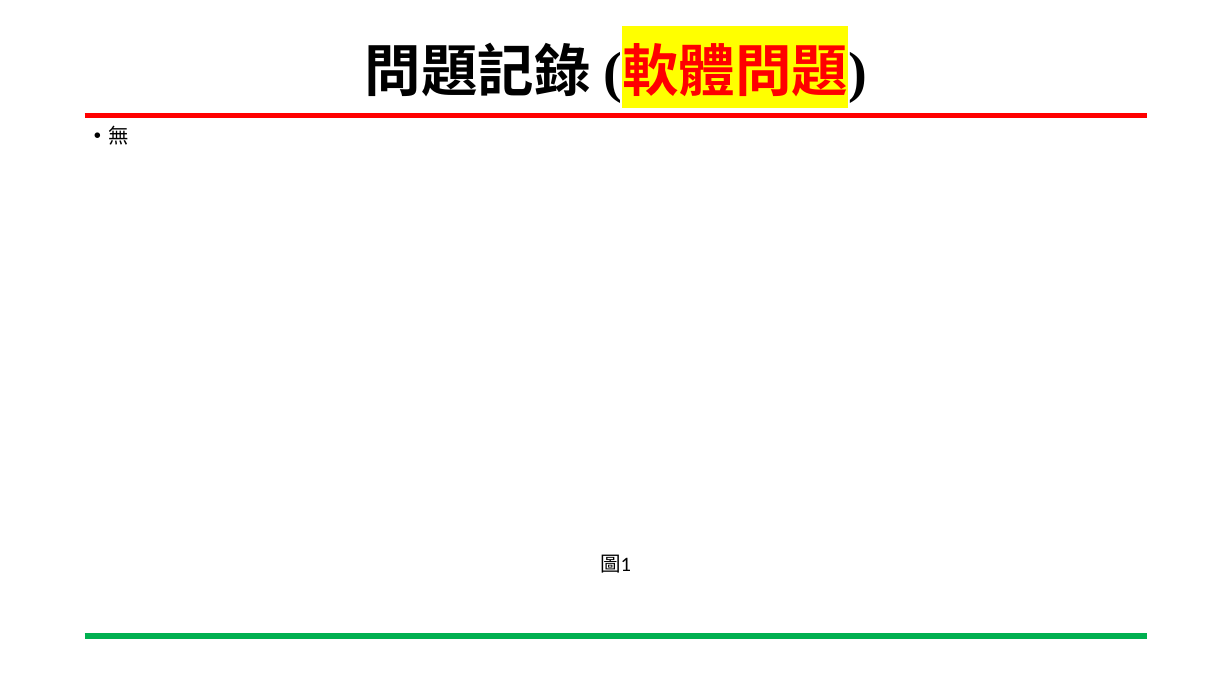
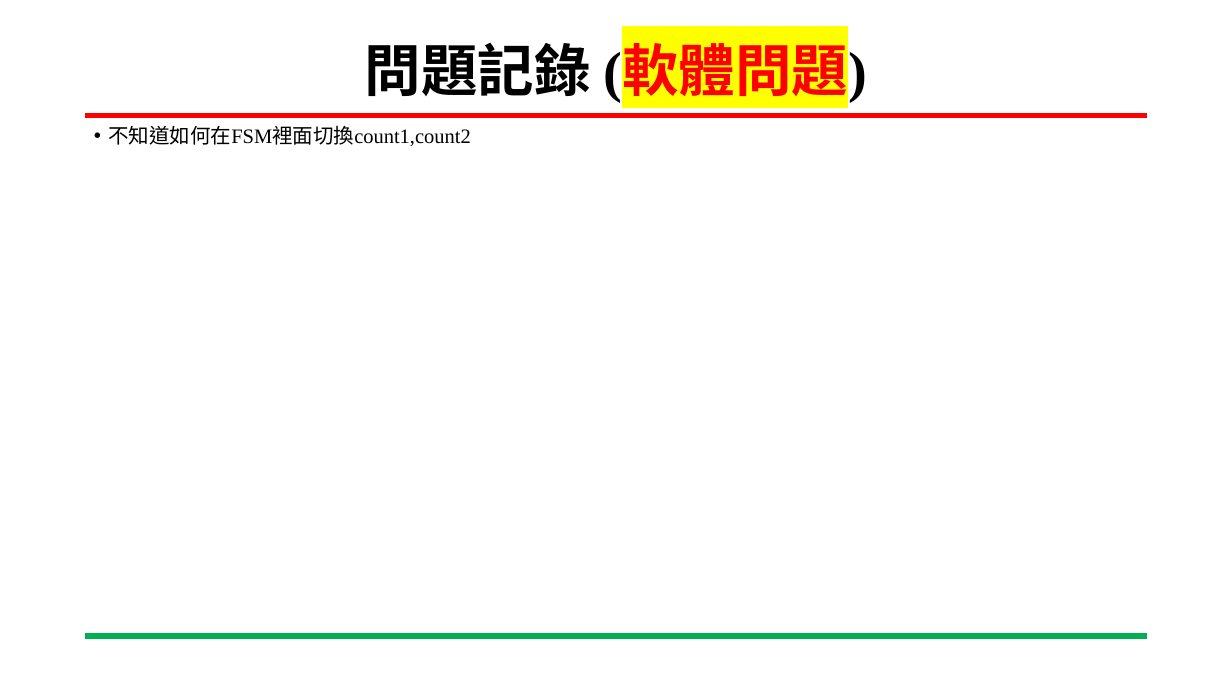
Before and after one commit to xuanaka/SoC_lab, a slide deck: slide 12 of 專案進度報告.pptx. Drawn at 1232x693 pixels with LibreOffice and Linux fonts; fonts in the diff are those of the drawing; background and template pictures are left out. Boxes give left, top, right and bottom in pixels: in the first picture for what was removed or moved away, otherwise in the second. Text is boxed around its words. In the diff, an @@ line names an element or a change of style, - is before the commit and + after.

```diff
--- a/專案進度報告.pptx
+++ b/專案進度報告.pptx
@@ text at [108,125,470,146]: text changed @@
-• 無
+• 不知道如何在FSM裡面切換count1,count2
@@ text removed at [600,554,631,573] @@
-圖1
```
Also in this commit, not shown: 1 other slide changed.
